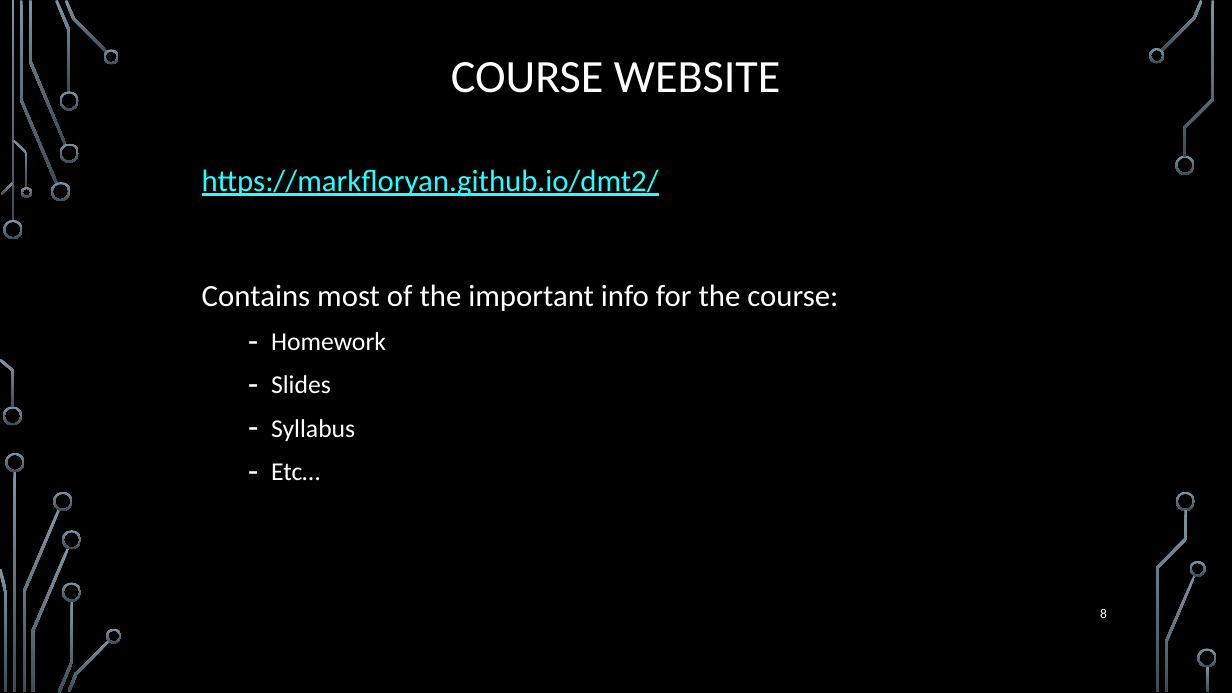
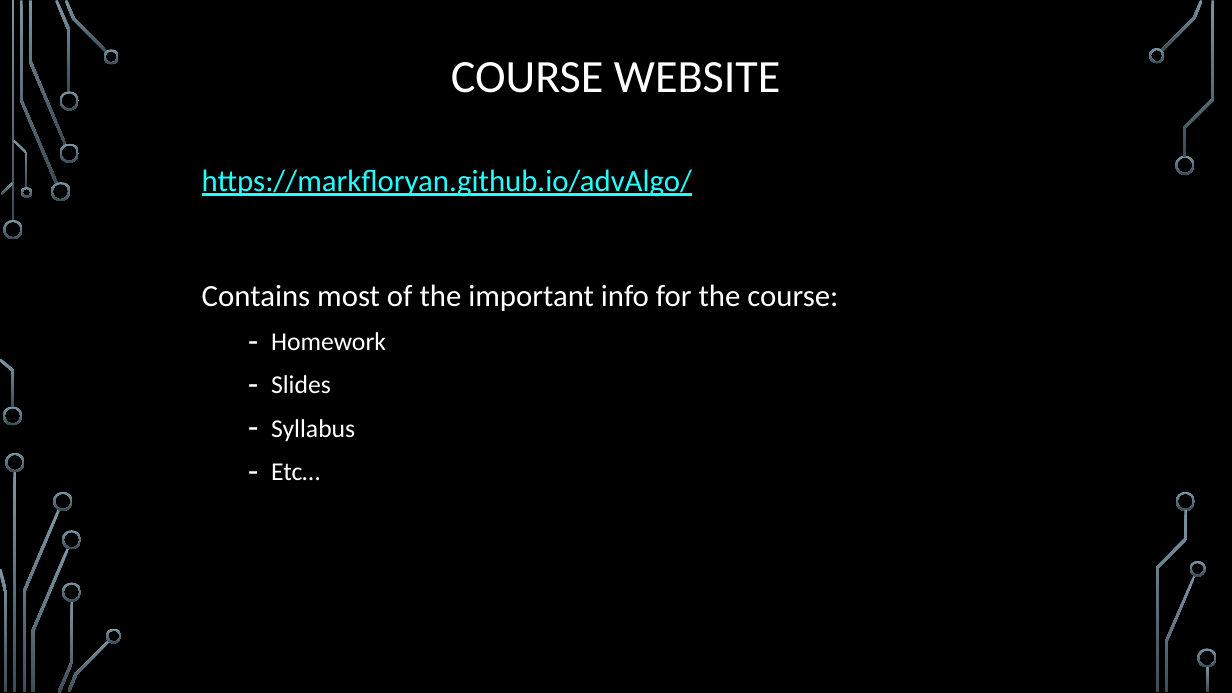
Before and after one commit to janiceeguo/advAlgo, a slide deck: slide 8 of slides/00-CourseIntroduction.pptx. Drawn at 1232x693 pixels with LibreOffice and Linux fonts; fonts in the diff are those of the drawing; background and template pictures are left out. Boxes give left, top, right and bottom in pixels: in the first picture for what was removed or moved away, otherwise in the second. Text is boxed around its words. In the diff, an @@ line names an element or a change of style, - is before the commit and + after.

Commit message:
course intro

```diff
--- a/slides/00-CourseIntroduction.pptx
+++ b/slides/00-CourseIntroduction.pptx
@@ text at <box>202,169,692,197</box>: text changed @@
-https://markfloryan.github.io/dmt2/
+https://markfloryan.github.io/advAlgo/
@@ page number removed at <box>1100,609,1107,618</box> @@
-8
```
Also in this commit, not shown: 11 other slides changed, 12 slides added, 17 slides removed, 2 other files.
